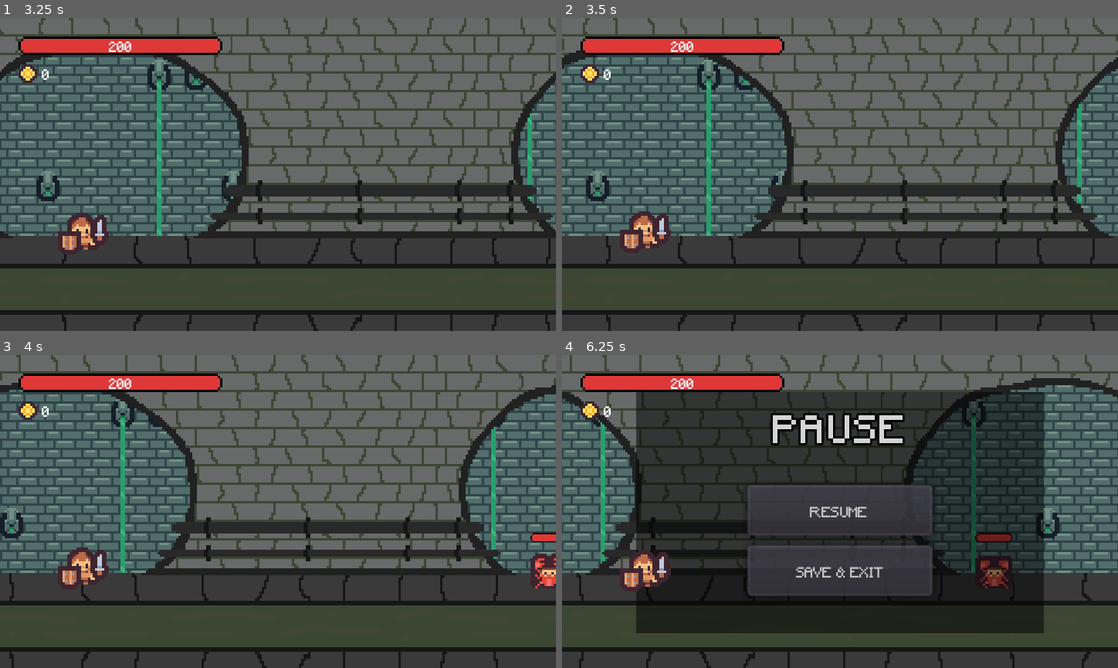
Above: before the commit, frames 1-4 (two rows, left to right).
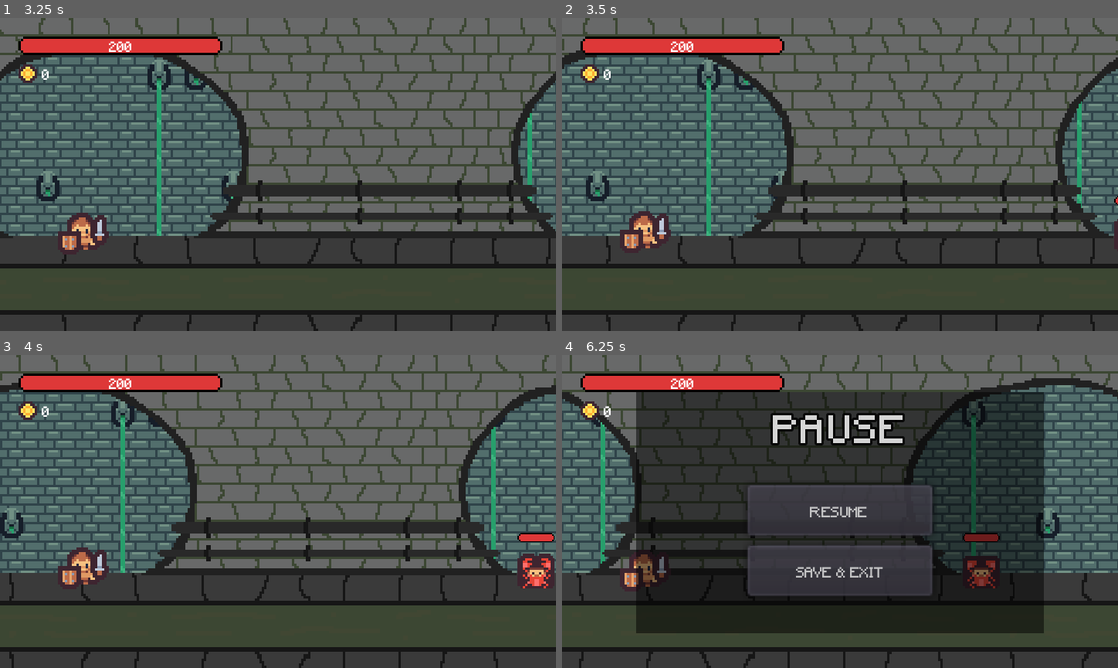
Above: after the commit, the same moments.

Repository: antronomo/RunningHalls
Game: Godot game, scene res://UIs/MenuScene.tscn
Two runs of this game, one before a commit and one after it. Both use one fixed random seed, a clock stepped at 60 frames per second and the inputs below.
Inputs:
- Up to frame 1 (3.25 s): click "START" at 0.5 s; click "NEW GAME" at 1.25 s; hold Up (ui_up) 2.03-2.78 s
- Up to frame 2 (3.5 s): no input
- Up to frame 3 (4 s): hold Up (ui_up) from 3.53 s (still down)
- Up to frame 4 (6.25 s): release Up (ui_up) at 5.03 s; tap Escape (ui_cancel) at 5.65 s

Frame 1 is identical in both runs. In frame 2, less than 0.1% of the frame differs, in the area x 99-100%, y 56-70%; in frame 3, 0.6%; in frame 4, 1.3%, in the area x 13-81%, y 56-76%.

Commit message:
Cambio de generación de oleadas 2: Ahora los enemigos aumentan sus estadísticas base en función de cuántas oleadas halla superado el jugador y generación de mini-jefes. Cuando el juego escoge un grupo de enemigos, genera de 5 a 7 oleadas y las oleadas 5  y 7 siempre serán un mini-jefe, que no es mas que un enemigo común pero más grande y mejores estadísticas.
En los próximos commits podría hacer que generen jefes reales, que serán menos menos comunes y de estadísticas base serán fuertes.

Cambios menores:
-En todos los scripts se han cambiado las comillas simples ‘’ por comillas dobles “”.
-Todos los scripts con class_name se les ha cambiado el orden de class_name y extends, solo porque he leído que es “lo correcto según la documentación”, no lo he verificado.
-El script CoreComponent.gd ahora tiene un sistema de “estados” para los personajes y se ha puesto en práctica en el vampiro (hace una animación cuando la barra de vida baja del 50%) puede que mas adelante haga mas funciones para hacer el juego mas complicado para mi.
-El script Enemy.gd tiene una nueva función para cuando los enemigos les toca hacer de mini-jefe lo que hace que se vean más grandes.
-El script Enemyspawner.gd se le ha cambiado la función que genera enemigos para que también los haga mini-jefes.
-Nuevo script, EnemyStats.gd heredado de CoreComponent.gd para que los enemigos aumenten sus estadísticas dependiendo de la oleada actual (stat += stat * (wave * 0,01)).
-El script Rat.gd tiene una función customizado porque necesita un ajuste a la hora de aumentar su tamaño debido a que su sprite es más bajo.
-el script Vampire.gd se le ha corregido cuando lanzar las animaciones de poner/quitar su capucha, solo para testear el estado de “low_life”
-Los archivos Credits.txt y README.md corregidos (aún puede estar incompletos o con errores).
-Tareas.txt actualizado

Diff:
--- a/Auto/CurrentGame.gd
+++ b/Auto/CurrentGame.gd
@@ -2,7 +2,7 @@
 
 
 const SAVEFILE : String = "user://SAVEFILE.save"
-const CurrentVersion : String = "0.0.0.21"
+const CurrentVersion : String = "0.0.0.22"
 const DefaultGameData : Dictionary = {
 	"game_info" : {
 		"game_version" : CurrentVersion,
--- a/Auto/GLOBALS.gd
+++ b/Auto/GLOBALS.gd
@@ -27,8 +27,8 @@
 
 
 # FUNCIONES que modifican variables en current_game ----------------------------------------
-# Es necesario verificar el tipo de variable y su contenido? por ahora no, pero tampoco lo voy a aquitar
-func set_game_data(what:String, much) -> void:
+# Es necesario verificar el tipo de variable? por ahora no, pero tampoco lo voy a aquitar
+func set_game_data(what : String, much) -> void:
 	match what:
 		"wave":
 			if typeof(much) == TYPE_INT:
@@ -79,7 +79,7 @@
 				print("cannot save " + what + " with: " + str(much))
 
 		_: # Default
-			print(what + " does not exist")
+			print(what + " not found")
 
 
 # FUNCIONES con Config.gd ------------------------------------------------------------------
--- a/Enemies/Bat.tscn
+++ b/Enemies/Bat.tscn
@@ -35,7 +35,6 @@
 [node name="AnimatedSprite" type="AnimatedSprite" parent="."]
 position = Vector2( 0, -8 )
 frames = SubResource( 3 )
-frame = 1
 playing = true
 
 [node name="CollisionShape2D" type="CollisionShape2D" parent="."]
--- a/Enemies/DarkWizard.tscn
+++ b/Enemies/DarkWizard.tscn
@@ -1,9 +1,10 @@
-[gd_scene load_steps=10 format=2]
+[gd_scene load_steps=11 format=2]
 
 [ext_resource path="res://Components/CoreComponent.tscn" type="PackedScene" id=1]
 [ext_resource path="res://Scripts/DarkWizard.gd" type="Script" id=2]
 [ext_resource path="res://Assets/img/DarkWizard.png" type="Texture" id=3]
 [ext_resource path="res://Components/HealthBar.tscn" type="PackedScene" id=4]
+[ext_resource path="res://Scripts/EnemyStats.gd" type="Script" id=5]
 
 [sub_resource type="AtlasTexture" id=6]
 atlas = ExtResource( 3 )
@@ -45,8 +46,9 @@
 [node name="CoreComponent" parent="." instance=ExtResource( 1 )]
 collision_layer = 4
 collision_mask = 2
+script = ExtResource( 5 )
 max_life = 100
-attack = 15
+attack = 25
 defense = 10
 
 [node name="CollisionShape2D" type="CollisionShape2D" parent="CoreComponent"]
--- a/Enemies/Enemy.tscn
+++ b/Enemies/Enemy.tscn
@@ -4,4 +4,5 @@
 
 [node name="Enemy" type="RigidBody2D"]
 collision_layer = 4
+mode = 2
 script = ExtResource( 1 )
--- a/Enemies/Ghost.tscn
+++ b/Enemies/Ghost.tscn
@@ -1,7 +1,7 @@
 [gd_scene load_steps=10 format=2]
 
 [ext_resource path="res://Scripts/Ghost.gd" type="Script" id=1]
-[ext_resource path="res://Scripts/CoreComponent.gd" type="Script" id=2]
+[ext_resource path="res://Scripts/EnemyStats.gd" type="Script" id=2]
 [ext_resource path="res://Assets/img/Ghost.png" type="Texture" id=3]
 [ext_resource path="res://Components/HealthBar.tscn" type="PackedScene" id=4]
 
@@ -36,6 +36,7 @@
 position = Vector2( 0, -8 )
 frames = SubResource( 3 )
 animation = "Default"
+frame = 1
 playing = true
 
 [node name="CollisionShape2D" type="CollisionShape2D" parent="."]
@@ -47,7 +48,7 @@
 collision_mask = 2
 script = ExtResource( 2 )
 max_life = 100
-attack = 15
+attack = 30
 defense = 10
 
 [node name="CollisionShape2D" type="CollisionShape2D" parent="CoreComponent"]
--- a/Enemies/Rat.tscn
+++ b/Enemies/Rat.tscn
@@ -34,8 +34,9 @@
 "speed": 2.0
 } ]
 
-[sub_resource type="CircleShape2D" id=8]
+[sub_resource type="CapsuleShape2D" id=8]
 radius = 4.0
+height = 8.0
 
 [sub_resource type="RectangleShape2D" id=7]
 extents = Vector2( 4, 8.00001 )
--- a/Enemies/Spider.tscn
+++ b/Enemies/Spider.tscn
@@ -21,8 +21,9 @@
 "speed": 2.0
 } ]
 
-[sub_resource type="CircleShape2D" id=6]
+[sub_resource type="CapsuleShape2D" id=6]
 radius = 4.0
+height = 8.0
 
 [sub_resource type="RectangleShape2D" id=5]
 extents = Vector2( 8, 4 )
@@ -40,6 +41,7 @@
 
 [node name="CollisionShape2D" type="CollisionShape2D" parent="."]
 position = Vector2( 0, -4 )
+rotation = 1.5708
 shape = SubResource( 6 )
 
 [node name="CoreComponent" type="Area2D" parent="."]
--- a/Enemies/Vampire.tscn
+++ b/Enemies/Vampire.tscn
@@ -62,7 +62,7 @@
 }, {
 "frames": [ SubResource( 12 ), SubResource( 13 ), SubResource( 14 ), SubResource( 15 ) ],
 "loop": false,
-"name": "CapuchantTime",
+"name": "DescapuchaTime",
 "speed": 4.0
 }, {
 "frames": [ SubResource( 5 ), SubResource( 6 ) ],
@@ -102,7 +102,7 @@
 collision_layer = 4
 collision_mask = 2
 script = ExtResource( 4 )
-max_life = 1000
+max_life = 300
 attack = 20
 defense = 20
 
@@ -118,4 +118,3 @@
 
 [connection signal="animation_finished" from="AnimatedSprite" to="." method="_on_AnimatedSprite_animation_finished"]
 [connection signal="area_entered" from="CoreComponent" to="CoreComponent" method="_on_CoreComponent_area_entered"]
-[connection signal="low_life" from="CoreComponent" to="." method="_on_CoreComponent_low_life"]
--- a/Level/Level0.tscn
+++ b/Level/Level0.tscn
@@ -11,10 +11,10 @@
 [ext_resource path="res://UIs/ShopMenu.tscn" type="PackedScene" id=9]
 
 [sub_resource type="RectangleShape2D" id=2]
-extents = Vector2( 160, 2.5 )
+extents = Vector2( 160, 6.25 )
 
 [sub_resource type="RectangleShape2D" id=3]
-extents = Vector2( 38.5, 68.5 )
+extents = Vector2( 37, 68.5 )
 
 [sub_resource type="Animation" id=4]
 length = 0.001
@@ -104,9 +104,11 @@
 
 [node name="Player" parent="." instance=ExtResource( 4 )]
 position = Vector2( 35, 101 )
+z_index = 0
 
 [node name="EnemySpawner" parent="." instance=ExtResource( 5 )]
-position = Vector2( 275, 75 )
+position = Vector2( 272, 80 )
+z_index = -1
 
 [node name="LootManager" type="Node2D" parent="."]
 script = ExtResource( 7 )
@@ -116,6 +118,7 @@
 collision_mask = 0
 
 [node name="CollisionShape2D" type="CollisionShape2D" parent="PhysicGround"]
+position = Vector2( 0, 3.75 )
 shape = SubResource( 2 )
 __meta__ = {
 "_edit_lock_": true
--- a/Scripts/CoreComponent.gd
+++ b/Scripts/CoreComponent.gd
@@ -1,5 +1,5 @@
+class_name CoreComponent
 extends Area2D
-class_name CoreComponent
 
 
 #Si hago que los atributos del personaje dependan de otro script, solo tendré que modificar este para que los actualice
@@ -9,30 +9,51 @@
 export var critical_cahnce : int
 export var critical_damage : int = 50
 
+export var dict_status : Dictionary = {
+	"low_life" : false # low_life status become true when life is below 50% of max_life
+}
+
 
 var life : int = 0 setget set_hp, get_hp
 
 
 signal HPStatus
-signal low_life # low_life status become true when life is below 50% of max_life
+signal status
 
 
 func _ready() -> void:
+	connect("status", get_parent(), "update_status")
+
 	life = max_life
 
-	if get_parent().has_method('seeHP'):
-		connect('HPStatus', get_parent(), 'seeHP')
+	if get_parent().has_method("seeHP"):
+		connect("HPStatus", get_parent(), "seeHP")
 
 
-# No se usa, no me acuerdo porqué existe esta función
+func set_dict_status(status : String, value : bool) -> void:
+	match status:
+		"low_life":
+			if typeof(value) == TYPE_BOOL:
+				dict_status.low_life = value
+				emit_signal("status", "low_life", value)
+			else:
+				print("cannot update " + status + " with: " + str(value))
+		_:
+			print("status not found")
+
+
+func get_dict_status() -> void: pass
+
+
+# Se usa para que los enemigos y player puedan actualizar sus barras de vida
 func get_stats() -> Dictionary:
-	# print('le estats')
+	# print("le estats")
 	return {
-		'life' : max_life,
-		'attack' : attack,
-		'defense' : defense,
-		'crit_chance' : critical_cahnce,
-		'crit_dmg' : critical_damage
+		"life" : max_life,
+		"attack" : attack,
+		"defense" : defense,
+		"crit_chance" : critical_cahnce,
+		"crit_dmg" : critical_damage
 	}
 
 
@@ -44,7 +65,7 @@
 
 	if randi() % 100 + 1 <= critical_cahnce:
 		dmg += (dmg * critical_damage) / 100.00
-		# print('Critical')
+		# print("Critical")
 
 	return dmg
 
@@ -58,8 +79,9 @@
 func set_hp(new_hp : int) -> void:
 	life += new_hp
 	life = int(clamp(life, 0, max_life)) # int() para quitar la advertencia "float to int"
-	emit_signal('HPStatus', life)
-	emit_signal('low_life', false if life > (max_life / 2) else true)
+	emit_signal("HPStatus", life)
+	set_dict_status("low_life", false if life > (max_life / 2) else true)
+
 
 func get_hp() -> int:
 	return life
--- a/Scripts/CoreParallaxBackground.gd
+++ b/Scripts/CoreParallaxBackground.gd
@@ -1,5 +1,5 @@
+class_name CoreParallaxBackground
 extends ParallaxBackground
-class_name CoreParallaxBackground
 
 
 var parallax_speed : int = 0 setget set_paraspeed, get_paraspeed
--- a/Scripts/Enemy.gd
+++ b/Scripts/Enemy.gd
@@ -1,42 +1,75 @@
+class_name Enemy
 extends RigidBody2D
-class_name Enemy
 
 
 export var my_name : String
 
 
-onready var health_bar : HealthBar = get_node('HealthBar')
+onready var health_bar : HealthBar = get_node("HealthBar")
+onready var core_compo : CoreComponent = $CoreComponent
+onready var anim_sprite : AnimatedSprite = $AnimatedSprite
 
 
 var stats : Dictionary
-var low_life_status : bool = false
+var im_boss : bool = false
+
+
+var dict_status : Dictionary = {
+	"low_life" : false
+}
 
 
 signal died
 
 
 func _ready() -> void:
-	connect('died', get_node('../'), 'end_wave')
+	mode = 2
+	connect("died", get_node("../"), "end_wave")
 
 	stats = $CoreComponent.get_stats()
 	if health_bar:
 		health_bar.max_value = stats.life
 		health_bar.value = stats.life
 	else:
-		print(my_name + ' does not have a healthbar')
+		print(my_name + " does not have a healthbar")
 
 
 func seeHP(hp : int) -> void:
-	# print(my_name + ' life is: ' + str(hp))
-
+	# print(my_name + " life is: " + str(hp))
 	health_bar.value = hp
 
 	if hp <= 0:
 		hecking_die()
 
 
+func boss_mode() -> void:
+	if !im_boss:
+		print(my_name + " is comming big")
+		# scale = Vector2(2,2)  # Funciona pero solo dura un frame?
+		anim_sprite.position = Vector2(8, -16)
+		anim_sprite.scale = Vector2(2, 2)
+		health_bar.rect_position = Vector2(-8, -48)
+		health_bar.rect_scale = Vector2(2, 2)
+		core_compo.boss_buff()
+		im_boss = true
+	else:
+		print(my_name + " is already a boss")
+
+
+# # Esto es para pruebas, debería ser eliminado antes del commit
+# func _input(event) -> void:
+# 	if event.is_action_pressed("ui_up"):
+# 		print("escalando")
+# 		boss_mode()
+# #-------------------------------------------------------------
+
+
+# Esta función se usa en los escrips heredados de este
+func update_status(status : String, value : bool) -> void: pass
+
+
 func hecking_die() -> void:
-	emit_signal('died', global_position)
+	emit_signal("died", global_position)
 	queue_free()
 
 
--- a/Scripts/EnemySpawner.gd
+++ b/Scripts/EnemySpawner.gd
@@ -4,6 +4,7 @@
 onready var enemy_list_node : Node = $EnemyListNode
 
 # Esta variable y la funcion get_wave() son esenciales si no quieres tocar level0.gd
+# La variable es utilizada por los enemigos para calcular estadísticas progresivas
 onready var le_wave : int = Globals.current_game.game_info.wave
 
 
@@ -47,8 +48,14 @@
 	for i1 in wave_list.size():
 		for i2 in wave_list[i1].size():
 			var next_enemy : RigidBody2D = wave_list[i1][i2].instance()
-			yield(get_tree().create_timer(randf() * 0.75 + 0.25), 'timeout')
+			yield(get_tree().create_timer(randf() * 0.75 + 0.25), "timeout")
 			add_child(next_enemy)
+
+			if i1 == 4 or i1 == 6:
+				print("boss time")
+				next_enemy.boss_mode()
+
+			print(str(i1))
 
 		# print("waiting")
 		yield(self, "wave_ended")
@@ -57,14 +64,14 @@
 	emit_signal("enemy_list_ended")
 
 
-func end_wave(enemy_position : Vector2) -> void: # Llamado cuando un hijo 'muere'
-	yield(get_tree().create_timer(0.01), 'timeout') # Si lo borras/comentas, da error
+func end_wave(enemy_position : Vector2) -> void: # Llamado cuando un hijo "muere"
+	yield(get_tree().create_timer(0.01), "timeout") # Si lo borras/comentas, da error
 
 	emit_signal("generate_loot", enemy_position)
 
 	if get_child_count() == 1:
+		# spawn_enemies()
 		le_wave += 1
-		# spawn_enemies()
 		emit_signal("wave_ended")
 
 
@@ -88,7 +95,7 @@
 COMPLETADO:
 ·la ronda se da como finalizada cuando todos los enemigos han sido derrotados.
 
-·los enemigos deben aparecer uno detrás de otro rápido, pero no a la vez, podría hacer falta hacer subgrupos si aparecen distintos enemigos.
+·los enemigos deben aparecer uno detrás de otro rápido, pero no a la vez
 
 
 DESCARTADO:
--- a/Scripts/EnemyStats.gd
+++ b/Scripts/EnemyStats.gd
@@ -1,16 +1,42 @@
 extends CoreComponent
+
+
+onready var current_wave : int = Globals.current_game.game_info.wave
+
+
+func _ready() -> void:
+	max_life += max_life * (current_wave * 0.01)
+	attack += attack * (current_wave * 0.01)
+	defense += defense * (current_wave * 0.01)
+	# critical_cahnce += critical_cahnce * (current_wave * 0.01)
+	# critical_damage += critical_damage * (current_wave * 0.01)
+
+	print_stats()
+
+
+func print_stats() -> void:
+	print(get_stats())
+
+
+func boss_buff() -> void :
+	max_life += max_life * 1.5
+	attack += attack * 1.5
+	defense += defense * 1.5
+	# critical_cahnce += critical_cahnce * 1.5
+	# critical_damage += critical_damage * 1.5
+
+	print_stats()
 
 
 """
 La idea de este escript es la de aumentar las estadísticas de los enemigos (de manera individual) dependiendo de cosas como:
 	-la oleada actual de la partida
-	-si es minijefe / jefe
+	-si es minijefe o jefe
 
 creo que será algo como:
 	var stats : Diccionary { estadisticas... }
-	stats = stats + stats * oleada / 100
+	stats = stats + stats * oleada * 0.01
+	se suma todo por (oleada * 0.01) en cada estat y ya, las estadísticas base de cada enemigo se modifican desde su escena
 
-	se suma todo por (0.01 * oleada) en cada estat y ya, las estadísticas base de cada enemigo se modifican desde su escena
-
-	y si es jefe todo multiplicado por 2 o 1.5 y ya
+	y si es jefe todo multiplicado por 1.5 o 2 y ya
 """
--- a/Scripts/Equipment.gd
+++ b/Scripts/Equipment.gd
@@ -1,5 +1,5 @@
+class_name Equipment
 extends Node2D
-class_name Equipment
 
 
 onready var sprite : Sprite = $Sprite
--- a/Scripts/GameOverUI.gd
+++ b/Scripts/GameOverUI.gd
@@ -24,7 +24,7 @@
 
 func _on_GameOverUI_visibility_changed() -> void:
 	if visible:
-		$AnimationPlayer.play('appear')
+		$AnimationPlayer.play("appear")
 
 
 """
--- a/Scripts/HealthBar.gd
+++ b/Scripts/HealthBar.gd
@@ -1,2 +1,2 @@
+class_name HealthBar
 extends TextureProgress
-class_name HealthBar
--- a/Scripts/Intro.gd
+++ b/Scripts/Intro.gd
@@ -5,9 +5,9 @@
 
 
 func _on_AnimationPlayer_animation_finished(anim_name:String) -> void:
-	if anim_name == 'Intro':
-		emit_signal('IntroFinished')
+	if anim_name == "Intro":
+		emit_signal("IntroFinished")
 
 
 func play_intro() -> void:
-	$AnimationPlayer.play('Intro')
+	$AnimationPlayer.play("Intro")
--- a/Scripts/Level0.gd
+++ b/Scripts/Level0.gd
@@ -47,7 +47,7 @@
 
 # Esto empieza a sobrar
 func _on_MataSobras5000_body_exited(body : Node) -> void:
-	print(str(body) + ' has been deleted from existence')
+	print(str(body) + " has been deleted from existence")
 	body.queue_free()
 
 
@@ -60,9 +60,9 @@
 func finish_game() -> void:
 	pasue_menu.queue_free()
 	$GameOverUI.visible = true
-	$Accelerator/AnimationPlayer.play_backwards('accelerate')
+	$Accelerator/AnimationPlayer.play_backwards("accelerate")
 	set_propetys()
-	yield(get_tree().create_timer(0.1), 'timeout')# Solucion temporal: al morir el oro actualiza dos veces
+	yield(get_tree().create_timer(0.1), "timeout")# Solucion temporal: al morir el oro actualiza dos veces
 	gui.update_gold_label(saved_gold)
 
 
@@ -90,11 +90,13 @@
 	saved_gold = current_gold
 	current_wave = enemy_spawner.get_wave()
 
+	# print("next wave: " + str(current_wave))
+
 
 # FUNCIONES con PauseMenuUI---------------------------------------------
 func _on_PauseMenu_save_time() -> void:
 	set_propetys()
-	get_tree().change_scene('res://UIs/MenuScene.tscn')
+	get_tree().change_scene("res://UIs/MenuScene.tscn")
 
 
 # FUNCIONES con GameOverUI----------------------------------------------
@@ -109,7 +111,7 @@
 
 
 func _on_GameOverUI_return_pressed() -> void:
-	get_tree().change_scene('res://UIs/MenuScene.tscn')
+	get_tree().change_scene("res://UIs/MenuScene.tscn")
 
 
 # FUNCIONES con ShopUI--------------------------------------------------
--- a/Scripts/MenuScene.gd
+++ b/Scripts/MenuScene.gd
@@ -30,12 +30,12 @@
 
 # START MENU FUNCTIONS-------------------------------------
 func _on_StartMenu_resume_pressed() -> void:
-	get_tree().change_scene('res://Level/Level0.tscn')
+	get_tree().change_scene("res://Level/Level0.tscn")
 
 
 func _on_StartMenu_new_game_pressed() -> void:
 	Globals.reset_game_data()
-	get_tree().change_scene('res://Level/Level0.tscn')
+	get_tree().change_scene("res://Level/Level0.tscn")
 
 
 func _on_StartMenu_return_pressed() -> void:
--- a/Scripts/PauseMenu.gd
+++ b/Scripts/PauseMenu.gd
@@ -17,7 +17,7 @@
 
 
 func _input(event:InputEvent) -> void:
-	if event.is_action_pressed('ui_cancel'):
+	if event.is_action_pressed("ui_cancel"):
 		if get_tree().paused:
 			anim.play("pause_out")
 		else:
--- a/Scripts/Player.gd
+++ b/Scripts/Player.gd
@@ -2,6 +2,11 @@
 
 
 export var my_name : String = 'player'
+
+
+var dict_status : Dictionary = {
+	"low_life" : false
+}
 
 
 signal updateHP
@@ -24,12 +29,15 @@
 	$CoreComponent.set_hp(999999999)
 
 
-func going_to_die() -> void:
-	$AnimationPlayer.play('dying')
-	emit_signal('morido')
+func update_status(status : String, value : bool) -> void: pass
 
 
 func _on_CoreComponent_body_entered(body : Enemy) -> void:
 	#Esto es cuando el jugador colisiona con un enemigo, para empujar-lo
 	# print('empujacion')
 	body.apply_central_impulse(Vector2(randi() % 50 + 51, - randi() % 75 - 26))
+
+
+func going_to_die() -> void:
+	$AnimationPlayer.play('dying')
+	emit_signal('morido')
--- a/Scripts/PlayerStats.gd
+++ b/Scripts/PlayerStats.gd
@@ -14,11 +14,11 @@
 
 func _ready() -> void:
 	total_upgrades = get_total_upgrades()
-	fixed_stats()
+	update_stats()
 
 
 # Las estadísticas después de sumar el equipamiento
-func fixed_stats() -> void:
+func update_stats() -> void:
 	# Aumentar la defensa
 	defense += helmet.get_item_stats().stat + chest_plate.get_item_stats().stat + greaves.get_item_stats().stat + boots.get_item_stats().stat + shield.get_item_stats().stat
 
--- a/Scripts/Rat.gd
+++ b/Scripts/Rat.gd
@@ -4,3 +4,17 @@
 func _ready() -> void:
 	var random : int = randi() % 2
 	$AnimatedSprite.animation = "Brown" if random == 0 else "Silver"
+
+
+# Repetí la función aquí porque la rata tiene un sprite más pequeño,
+# o entiendo como van las funciones heredadas o hago el sprite mas grande
+func boss_mode() -> void:
+	if !im_boss:
+		anim_sprite.position = Vector2(8, -8)
+		anim_sprite.scale = Vector2(2, 2)
+		health_bar.rect_position = Vector2(-8, -48)
+		health_bar.rect_scale = Vector2(2, 2)
+		core_compo.boss_buff()
+		im_boss = true
+	else:
+		print(my_name + " is already a boss")
--- a/Scripts/Vampire.gd
+++ b/Scripts/Vampire.gd
@@ -1,21 +1,25 @@
 extends Enemy
 
 
-onready var anim_sprite : AnimatedSprite = $AnimatedSprite
+func _on_AnimatedSprite_animation_finished() -> void:
+	var anim : String = anim_sprite.animation
+
+	match anim:
+		"CapuchaTime":
+			anim_sprite.animation = "Walk2"
+		"CapuchantTime":
+			anim_sprite.animation = "Walk1"
 
 
-func _on_AnimatedSprite_animation_finished():
-	var anim : String = anim_sprite.animation
+func update_status(status : String, value : bool) -> void:
+	match status:
+		"low_life":
+			if dict_status.low_life != value:
+				if value:
+					anim_sprite.animation = "CapuchaTime"
+				else:
+					anim_sprite.animation = "DescapuchaTime"
+			dict_status.low_life = value
 
-	if anim == "CapuchaTime":
-		anim_sprite.animation = 'Walk2'
-	elif anim == "CapuchantTime":
-		anim_sprite.animation = 'Walk1'
-
-
-func _on_CoreComponent_low_life(status : bool):
-	if low_life_status != status:
-		if status:
-			anim_sprite.animation = 'CapuchaTime'
-		else:
-			anim_sprite.animation = 'CapuchantTime'
+		_:
+			print(status + " not found")
Not shown, changed: Credits.txt
Not shown, changed: Ideas/Tareas.txt
Not shown, changed: Ideas/RunningHalls.lorien
